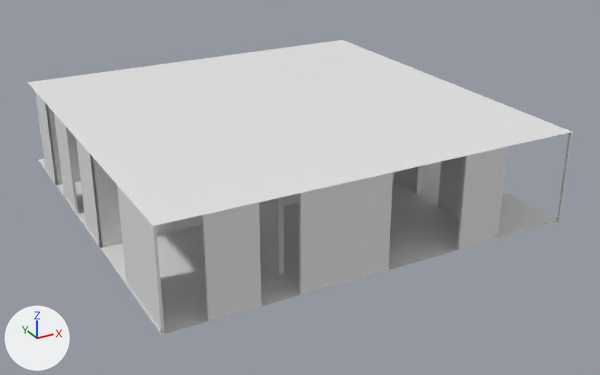
What one commit did to the glTF model public/assets/levels/level0/chunk_2_1.glb.
Before and after are seen from a 50 mm camera at (19.15, -39.19, 10.43) aimed at (30.34, -18.85, 0.26). Lighting does not change. The marker at lower left points along +X, +Y and +Z. The first picture is the older version. Vertices at exactly the same position are counted once.

Before the edit, the objects in view are built like this:
```python
me_mesh_0 = bpy.data.meshes.new('Mesh_0')
me_mesh_0.from_pydata(...)  # 370 vertices, 426 faces; spans x 23.99..36.01, y -24.01..-11.99, z 0.0..2.7
ob_chunk_2_1 = bpy.data.objects.new('chunk_2_1', me_mesh_0)
ob_chunk_2_1.location = (0.0, 0.0, 0.0)
```
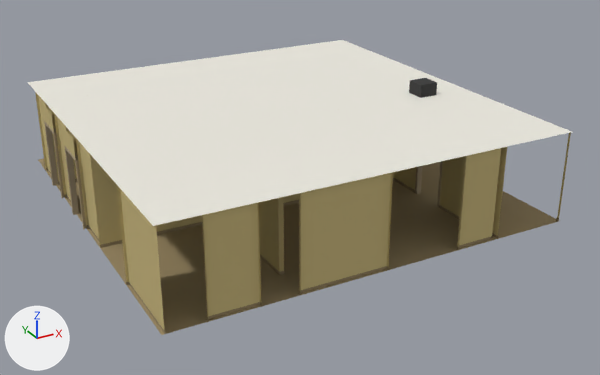
Pixel boxes [x1, y1, x2, y2] of what changed, in the pictures (600 x 375 px):
'chunk_2_1', reshaped
    before: [27, 40, 573, 335]
    after: [27, 40, 572, 335]
part 1 of me_mesh_0, cut back
    before: [34, 62, 572, 335]
    after: [34, 62, 572, 333]
part 2 of me_mesh_0, recoloured
    before: [202, 132, 571, 317]
    after: [35, 92, 571, 330]
part 3 of me_mesh_0, recoloured
    before: [260, 190, 421, 275]
    after: [68, 197, 387, 319]
part 4 of me_mesh_0, recoloured
    both: [38, 159, 558, 334]

The change in detail:
Material 'base' (mat_base) is new.
Its base color is (0.3, 0.23, 0.12) (brown #958461).
Its roughness is 0.9.
Material 'ceil' (mat_ceil) is new.
Its base color is (0.84, 0.82, 0.74) (white #eceadf).
Its roughness is 0.9.
Material 'plenum' (mat_plenum) is new.
Its base color is (0.03, 0.03, 0.03) (dark grey #303030).
Its roughness is 0.9.
Material 'floor' (mat_floor) is new.
Its base color is (0.34, 0.26, 0.13) (brown #9e8b65).
Its roughness is 0.9.
Material 'plastic' (mat_plastic) is new.
Its base color is (0.62, 0.58, 0.48) (pale yellow #cec8b8).
Its roughness is 0.9.
Material 'metal' (mat_metal) is new.
Its base color is (0.3, 0.32, 0.29) (grey #959993).
Its roughness is 0.9.
Material 'wall' (mat_wall) is new.
Its base color is (0.58, 0.47, 0.2) (yellow #c8b67c).
Its roughness is 0.9.
Material 'frame' (mat_frame) is new.
Its base color is (0.4, 0.32, 0.2) (beige #aa997c).
Its roughness is 0.9.
me_mesh_0 is used by ob_chunk_2_1; location (0.0, 0.0, 0.0).
me_mesh_0 had 370 vertices, 426 faces and spanned x 23.99..36.01, y -24.01..-11.99, z 0.0..2.7.
me_mesh_0 now has 933 vertices, 1102 faces and spans x 23.91..36.01, y -24.0..-12.0, z 0.0..3.1.
me_mesh_0 part 1: 11 vertices moved from x 24.08..33.68, y -19.28..-11.99, z 0.0..2.7 to x 24.08..33.68, y -19.28..-12.0, z 0.0..2.7; 137 vertices removed from x 23.99..36.01, y -24.01..-11.99, z 0.0..2.7; 700 vertices added at x 23.91..36.01, y -24.0..-12.0, z 0.0..3.1.
me_mesh_0 part 2: 45 faces spanning x 24.0..36.0, y -24.0..-12.0, z 0.09..2.7 switch from no material to mat_wall (yellow #c8b67c).
me_mesh_0 part 3: 30 faces spanning x 24.08..35.92, y -23.92..-13.12, z 0.0..0.09 switch from no material to mat_base (brown #958461).
me_mesh_0 part 4: 50 faces spanning x 24.0..36.0, y -24.0..-12.0, z 0.0 switch from no material to mat_floor (brown #9e8b65).
me_mesh_0 gains material mat_ceil (white #eceadf).
me_mesh_0 gains material mat_plenum (dark grey #303030).
me_mesh_0 gains material mat_plastic (pale yellow #cec8b8).
me_mesh_0 gains material mat_metal (grey #959993).
me_mesh_0 gains material mat_frame (beige #aa997c).
